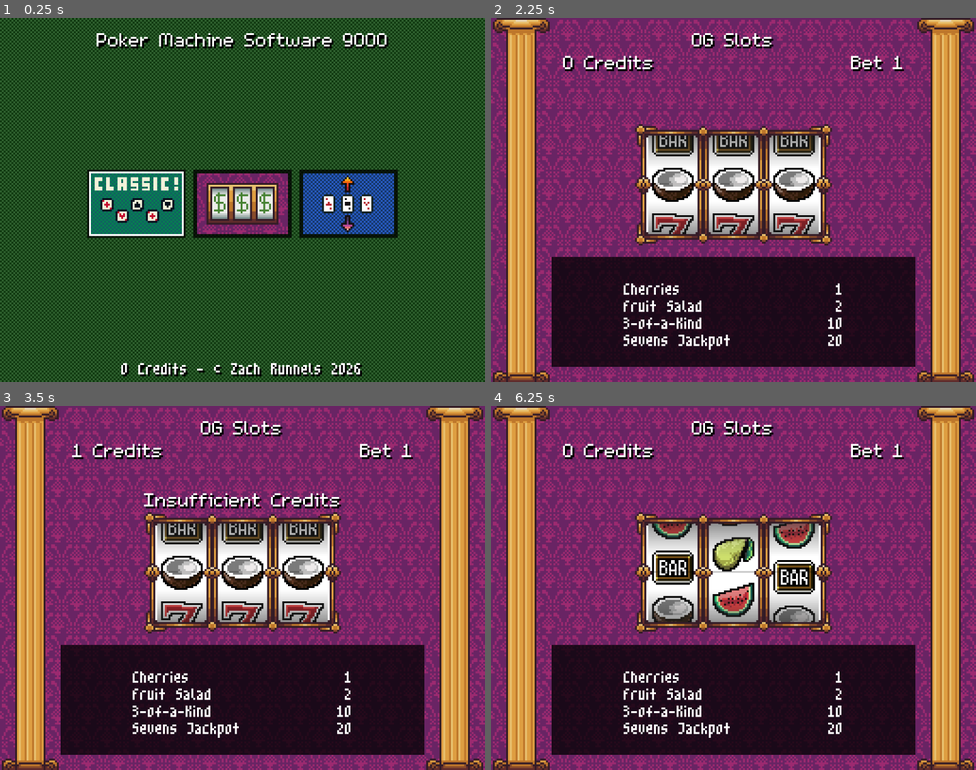
Above: before the commit, frames 1-4 (two rows, left to right).
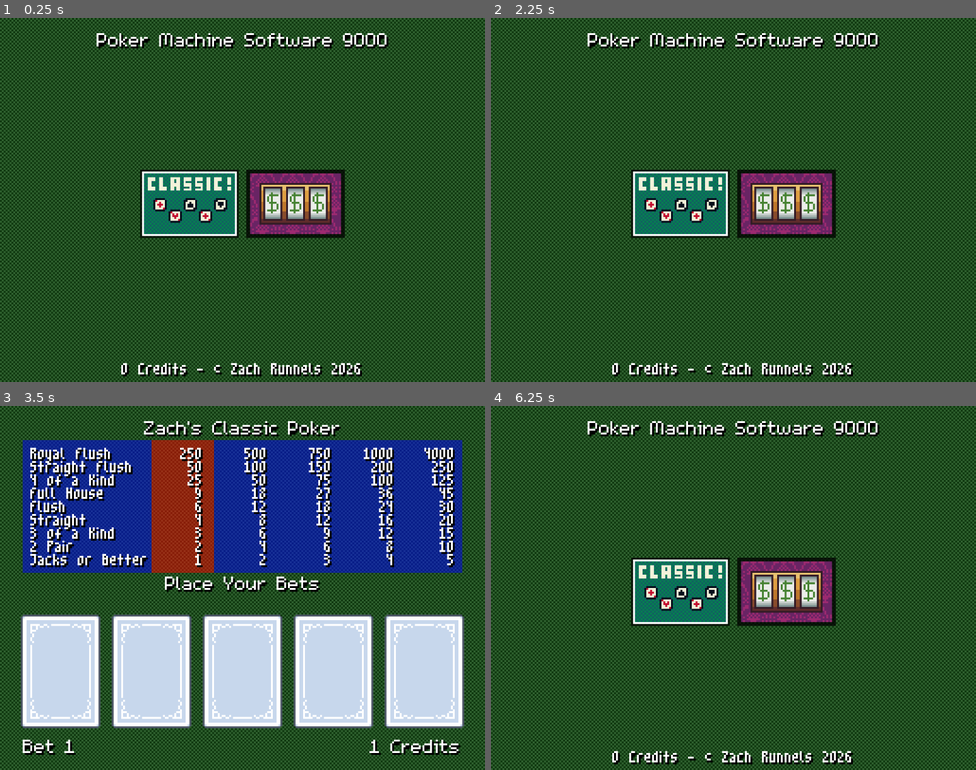
Above: after the commit, the same moments.

Repository: ZombieNW/PokerMachine
Game: Godot game, scene res://main_menu/main_menu.tscn
The game is run twice, just before and just after one commit, with the same random seed, the same clock (stepped at 60 frames per second) and the same inputs.
Inputs (mouse positions are in pixels of both pictures, inside the frame that each line leads up to):
- Up to frame 1 (0.25 s): no input
- Up to frame 2 (2.25 s): tap Enter (deal_draw) at 0.5, 2 s; move the mouse to (626, 203) at 0.52 s; hold 1 (hold_1) 0.53-1.28 s; click (626, 203) at 0.67 s; tap 2 (hold_2) at 0.8, 1.35 s; tap Space at 1.25 s; move the mouse to (549, 283) at 1.27 s; click (549, 283) at 1.42 s; tap S (select_game) at 1.55 s; move the mouse to (733, 203) at 2.02 s; hold S (select_game) from 2.03 s (still down); click (733, 203) at 2.17 s
- Up to frame 3 (3.5 s): tap 1 (hold_1) at 2.3 s; tap Space at 2.75 s; move the mouse to (218, 660) at 2.77 s; release S (select_game) at 2.78 s; tap C (add_credit) at 2.85 s; click (218, 660) at 2.92 s; tap 2 (hold_2) at 3.05 s
- Up to frame 4 (6.25 s): tap Enter (deal_draw) at 3.5, 4.35 s; move the mouse to (879, 642) at 3.52 s; hold B (bet) 3.53-4.28 s; click (879, 642) at 3.67 s; tap S (select_game) at 3.8, 6.05 s; move the mouse to (588, 533) at 4.27 s; click (588, 533) at 4.42 s; tap 1 (hold_1) at 4.55 s; move the mouse to (757, 588) at 5.02 s; hold 1 (hold_1) 5.03-5.78 s; click (757, 588) at 5.17 s; tap 2 (hold_2) at 5.3, 5.85 s; move the mouse to (660, 497) at 5.77 s; click (660, 497) at 5.92 s

The runs differ from the first frame. In frame 1, 10% of the frame differs, in the area x 18-82%, y 41-61%; in frame 2, 99%; in frame 3, 99%; in frame 4, 99%, in the area x 0-100%, y 0-100%.

Commit message:
Make high low an easter egg

Diff:
--- a/main_menu/main_menu.gd
+++ b/main_menu/main_menu.gd
@@ -11,6 +11,9 @@
 	update_state()
 
 func _input(event: InputEvent) -> void:
+	if event.is_action_pressed("hold_1") and event.is_action_pressed("hold_2"):
+		get_tree().change_scene_to_file("res://games/high_low/high_low.tscn")
+
 	if event.is_action_pressed("select_game"):
 		selected_icon = ((selected_icon + 1) % game_icons.size())
 		update_state()
--- a/main_menu/main_menu.tscn
+++ b/main_menu/main_menu.tscn
@@ -81,6 +81,7 @@
 game_icon = ExtResource("9_og6xe")
 
 [node name="HighLowGame" parent="Tabletop/CenterContainer/GridContainer" unique_id=1906682504 instance=ExtResource("4_wu84c")]
+visible = false
 layout_mode = 2
 game_scene = ExtResource("10_mvfl2")
 game_icon = ExtResource("11_qvn4f")
